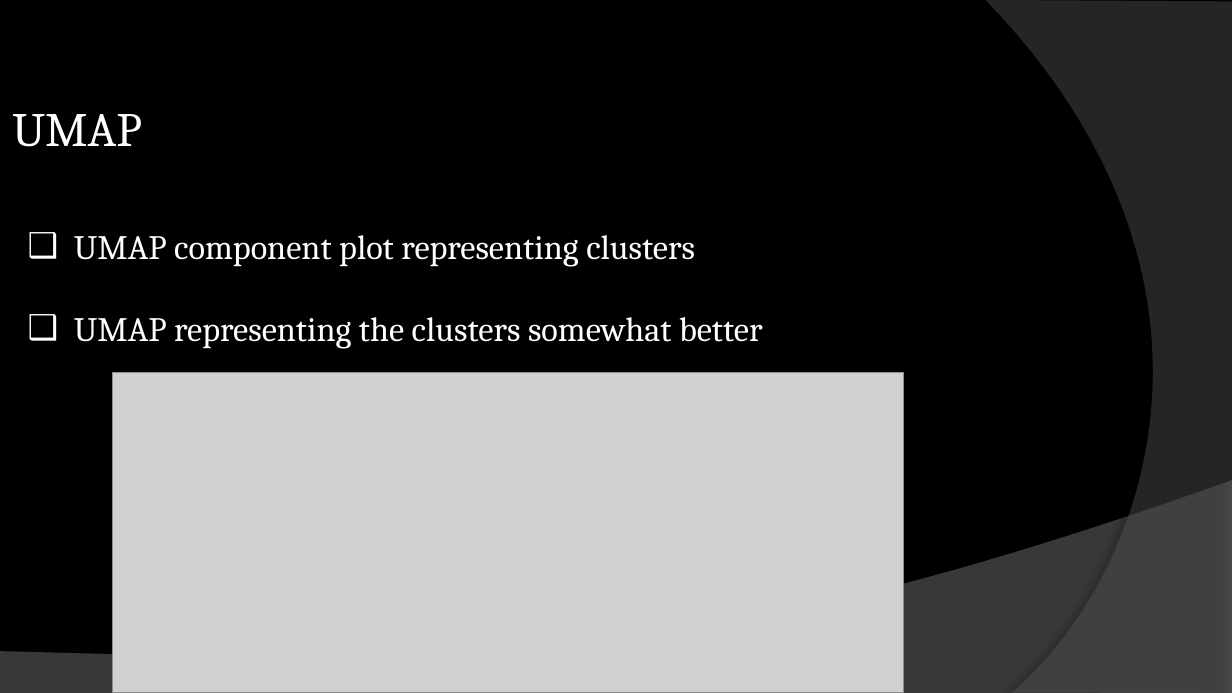
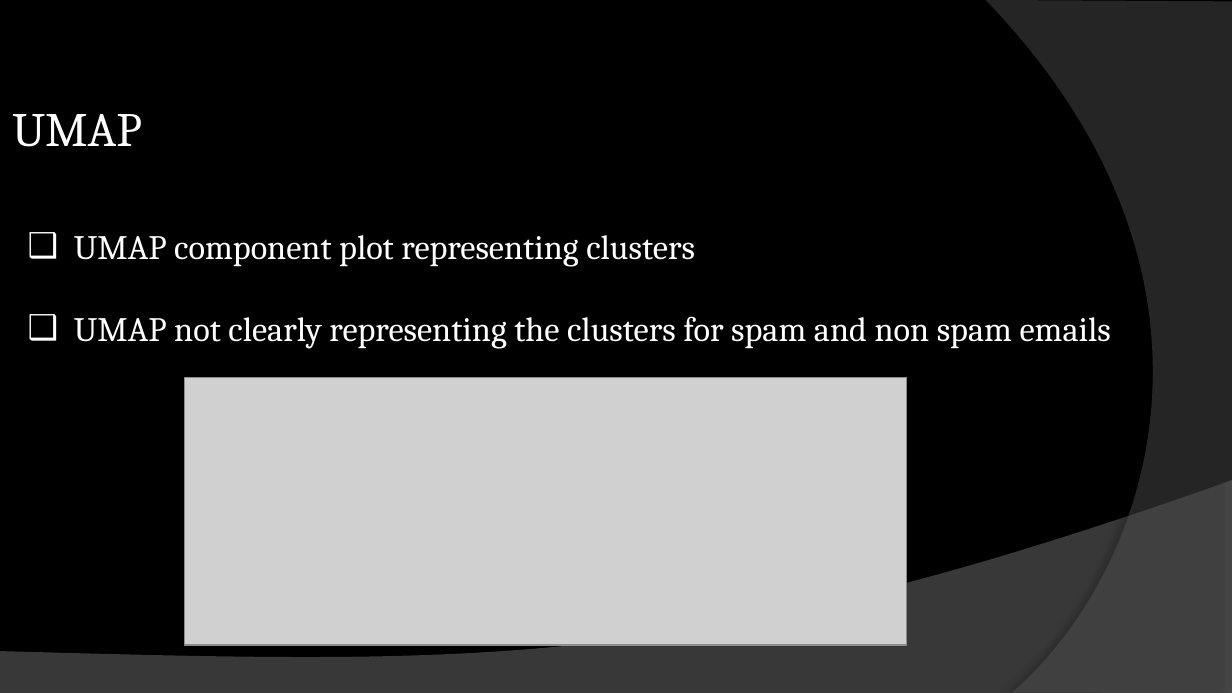
Before and after one commit to krupakar010/DATA-401, a slide deck: slide 7 of CapstoneIII_email_clustering.pptx. Drawn at 1232x693 pixels with LibreOffice and Linux fonts; fonts in the diff are those of the drawing; grey boxes stand for pictures; background and template pictures are left out. Boxes give left, top, right and bottom in pixels: in the first picture for what was removed or moved away, otherwise in the second. Text is boxed around its words. In the diff, an @@ line names an element or a change of style, - is before the commit and + after.

```diff
--- a/CapstoneIII_email_clustering.pptx
+++ b/CapstoneIII_email_clustering.pptx
@@ subtitle at [74, 316, 1111, 349]: text changed @@
-❑ UMAP representing the clusters somewhat better
+❑ UMAP not clearly representing the clusters for spam and non spam emails
@@ picture: place and size @@
-picture at [113, 372, 904, 692]
+picture at [185, 377, 907, 644]
```
Also in this commit, not shown: 5 other slides changed, 1 slide added.
